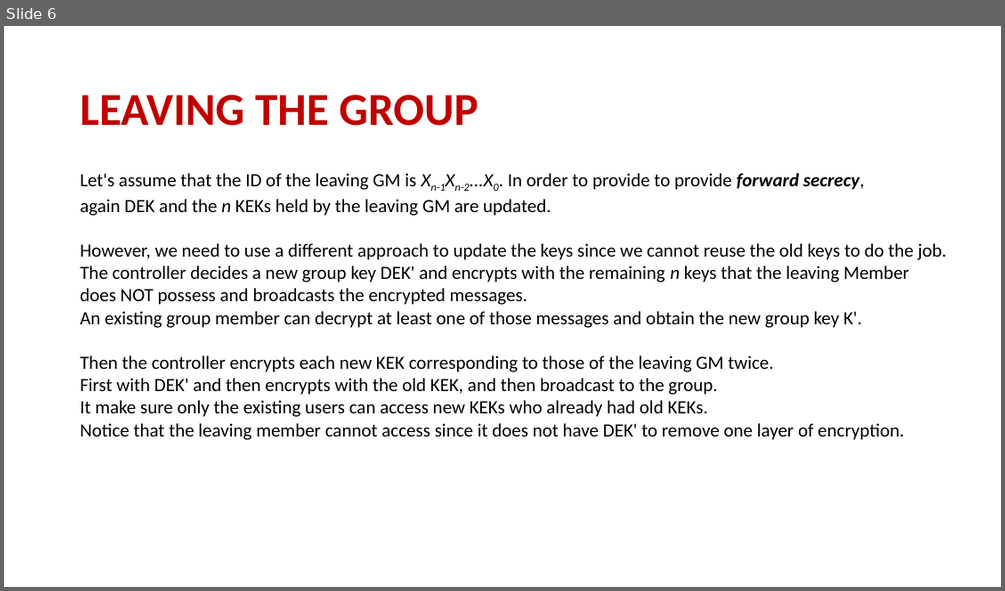
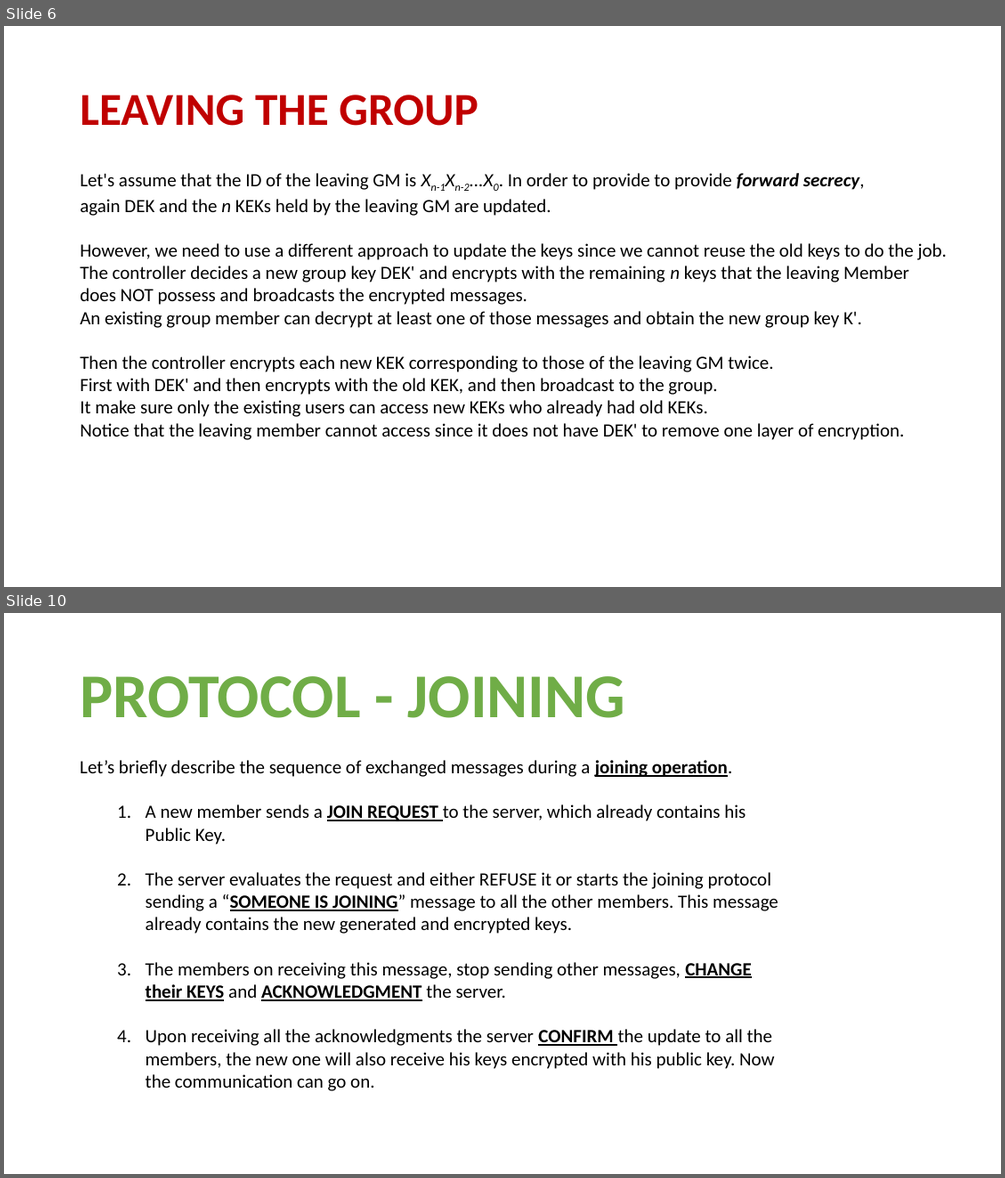
Before and after one commit to stajfar/distributed-systems-brusamento-ceruti-donetti, a slide deck: SecureGroup/documentation/SECURE GROUP COMMUNICATION.pptx. Shown one above the other, each under a label of ours: slide 6 before the commit, slides 6 and 10 after it; the slides between them are not shown. The pictures are 1005x591 and 1005x1178 pixels, drawn with LibreOffice and Linux fonts; fonts in the diff are those of the drawing. Boxes give left, top, right and bottom in pixels: in the first picture for what was removed or moved away, otherwise in the second. Text is boxed around its words. In the diff, an @@ line names an element or a change of style, - is before the commit and + after.

Commit message:
Class Server + Update Power Point

```diff
--- a/SecureGroup/documentation/SECURE GROUP COMMUNICATION.pptx
+++ b/SecureGroup/documentation/SECURE GROUP COMMUNICATION.pptx
@@ slide 10 added at (4, 613, 1001, 1174), background #FFFFFF @@
@@ title added at (80, 676, 625, 718), 60 pt, text #70AD47, bold @@
+PROTOCOL - JOINING
@@ text added at (80, 760, 778, 1091), 18 pt, text #000000 @@
+Let’s briefly describe the sequence of exchanged messages during a joining operation.
+  1. A new member sends a JOIN REQUEST to the server, which already contains his Public Key.
+  2. The server evaluates the request and either REFUSE it or starts the joining protocol sending a “SOMEONE IS JOINING” message to all the other members. This message already contains the new generated and encrypted keys.
+  3. The members on receiving this message, stop sending other messages, CHANGE their KEYS and ACKNOWLEDGMENT the server.
+  4. Upon receiving all the acknowledgments the server CONFIRM the update to all the members, the new one will also receive his keys encrypted with his public key. Now the communication can go on.
```
Also in this commit, not shown: 6 slides changed, 9 other slides added, 5 other files.
